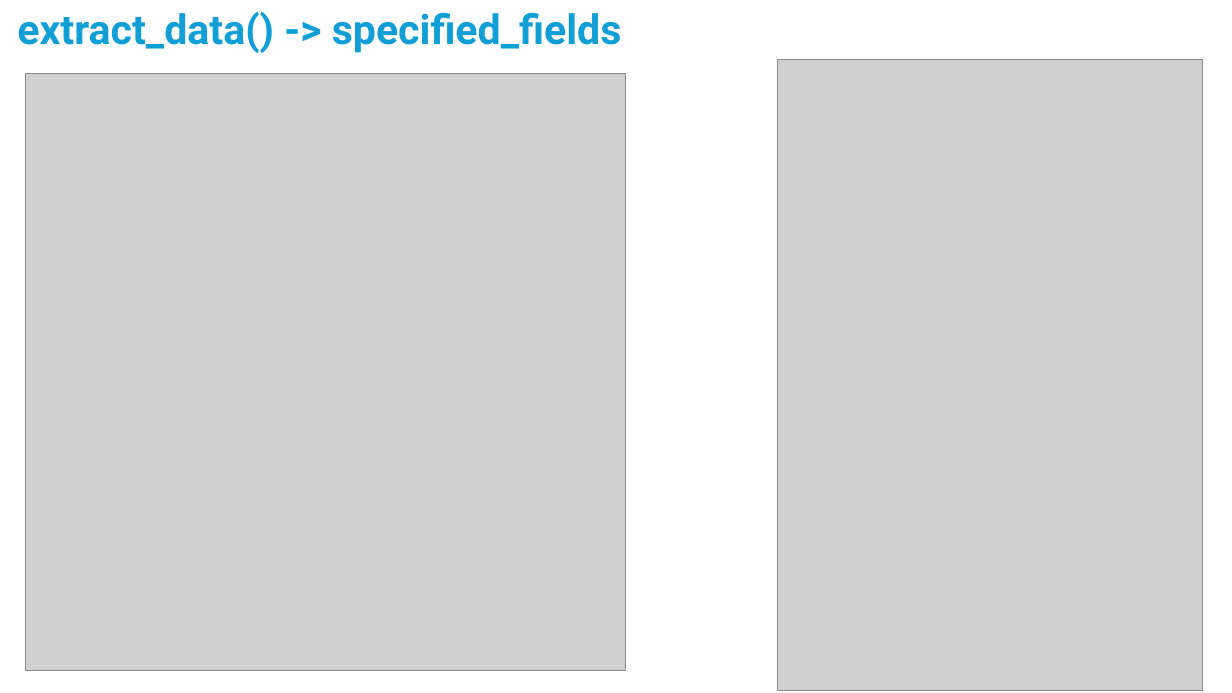
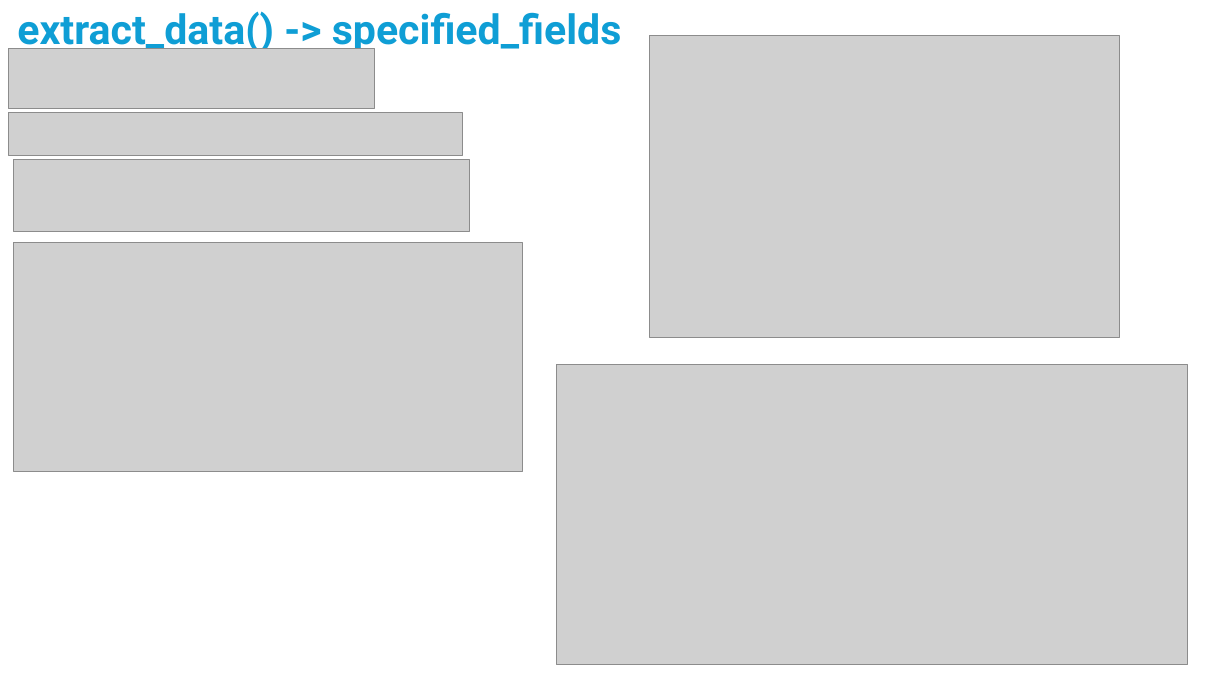
Before and after one commit to huynhngocsonuit2000github/pdf-extract-investigation, a slide deck: slide 7 of docs/DucStrange-Option-Output.pptx (slide 6 before the commit). Drawn at 1232x693 pixels with LibreOffice and Linux fonts; fonts in the diff are those of the drawing; grey boxes stand for pictures. Boxes give left, top, right and bottom in pixels: in the first picture for what was removed or moved away, otherwise in the second. Text is boxed around its words. In the diff, an @@ line names an element or a change of style, - is before the commit and + after.

```diff
--- a/docs/DucStrange-Option-Output.pptx
+++ b/docs/DucStrange-Option-Output.pptx
@@ picture added at [8,49,374,109] @@
@@ picture added at [650,36,1120,337] @@
@@ picture removed at [778,59,1203,690] @@
@@ picture removed at [26,73,626,670] @@
@@ picture added at [8,113,463,155] @@
@@ picture added at [13,160,469,232] @@
@@ picture added at [13,242,522,471] @@
@@ picture added at [556,365,1188,665] @@
```
Also in this commit, not shown: 4 other slides changed, 1 slide added, 3 other files.
